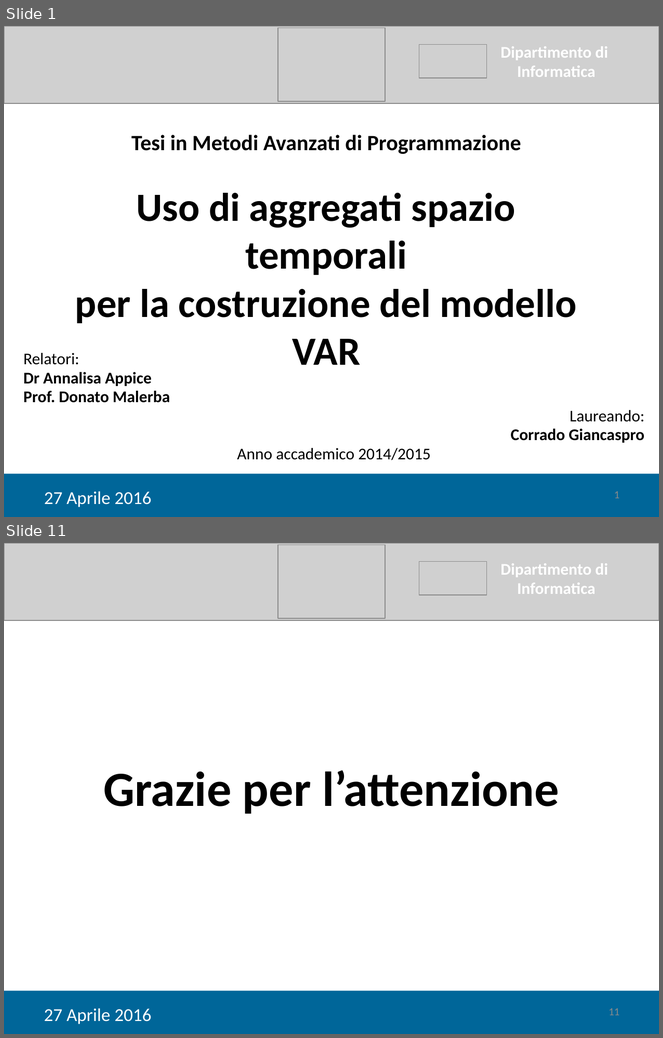
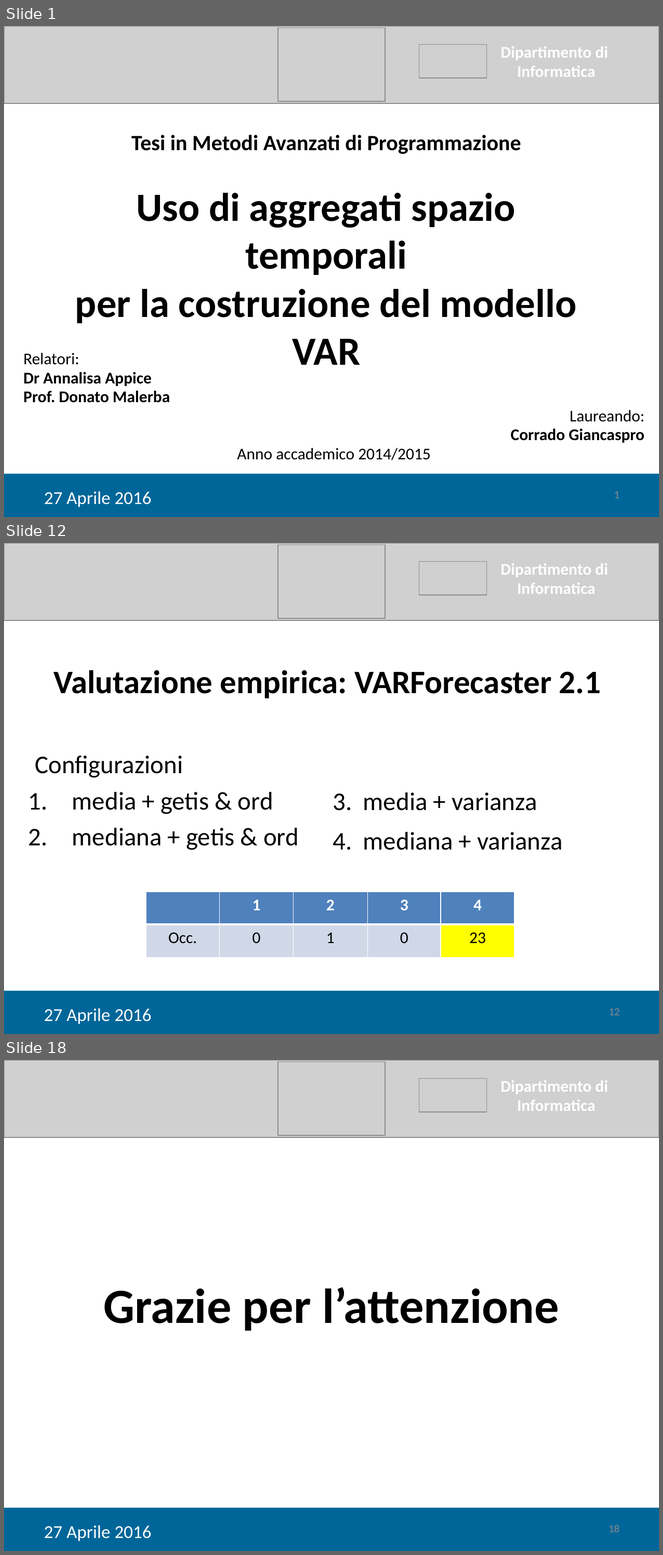
Before and after one commit to tps1516/Tesi, a slide deck: Tesi Corrado/Giancaspro_Corrado_Presentazione.pptx. Shown one above the other, each under a label of ours: slides 1 and 11 before the commit, slides 1, 12 and 18 after it; the slides between them are not shown. The pictures are 663x1038 and 663x1555 pixels, drawn with LibreOffice and Linux fonts; fonts in the diff are those of the drawing; grey boxes stand for pictures. Boxes give left, top, right and bottom in pixels: in the first picture for what was removed or moved away, otherwise in the second. Text is boxed around its words. In the diff, an @@ line names an element or a change of style, - is before the commit and + after.

```diff
--- a/Tesi Corrado/Giancaspro_Corrado_Presentazione.pptx
+++ b/Tesi Corrado/Giancaspro_Corrado_Presentazione.pptx
@@ slide 12 added at bbox=[4, 543, 659, 1034], background #FFFFFF @@
@@ picture added at bbox=[4, 543, 659, 620] @@
@@ picture added at bbox=[278, 545, 385, 618] @@
@@ picture added at bbox=[419, 561, 487, 595] @@
@@ text added at bbox=[501, 563, 608, 594], 18 pt, text #FFFFFF, bold @@
+Dipartimento di
+Informatica
@@ text added at bbox=[53, 670, 601, 698], 36 pt, text #000000, bold @@
+Valutazione empirica: VARForecaster 2.1
@@ text added at bbox=[35, 756, 299, 850], 28 pt, text #000000 @@
+Configurazioni
+1. media + getis & ord
+2. mediana + getis & ord
@@ text added at bbox=[363, 793, 562, 850], 28 pt, text #000000 @@
+3. media + varianza
+4. mediana + varianza
@@ table added at bbox=[145, 891, 515, 958], 2 rows, 5 columns @@
+ | 1 | 2 | 3 | 4
+Occ. | 0 | 1 | 0 | 23
@@ rectangle added at bbox=[4, 991, 659, 1034], fill #006699 @@
@@ text added at bbox=[44, 1008, 152, 1025], 20 pt, text #FFFFFF @@
+27 Aprile 2016
@@ page number added at bbox=[609, 1008, 620, 1016], 12 pt, text #8C8C8C @@
+12
@@ what was slide 11 is now slide 18 @@
@@ page number at bbox=[609, 1525, 620, 1533]: text changed @@
-11
+18
```
Also in this commit, not shown: 8 slides changed, 7 other slides added, 1 slide removed, 1 other file.
